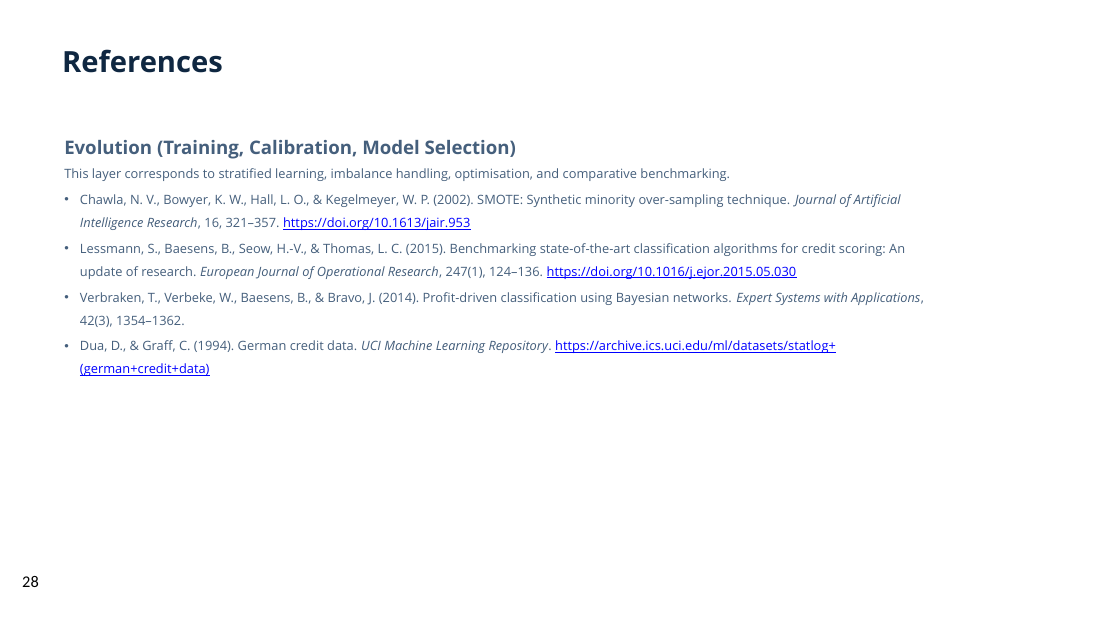
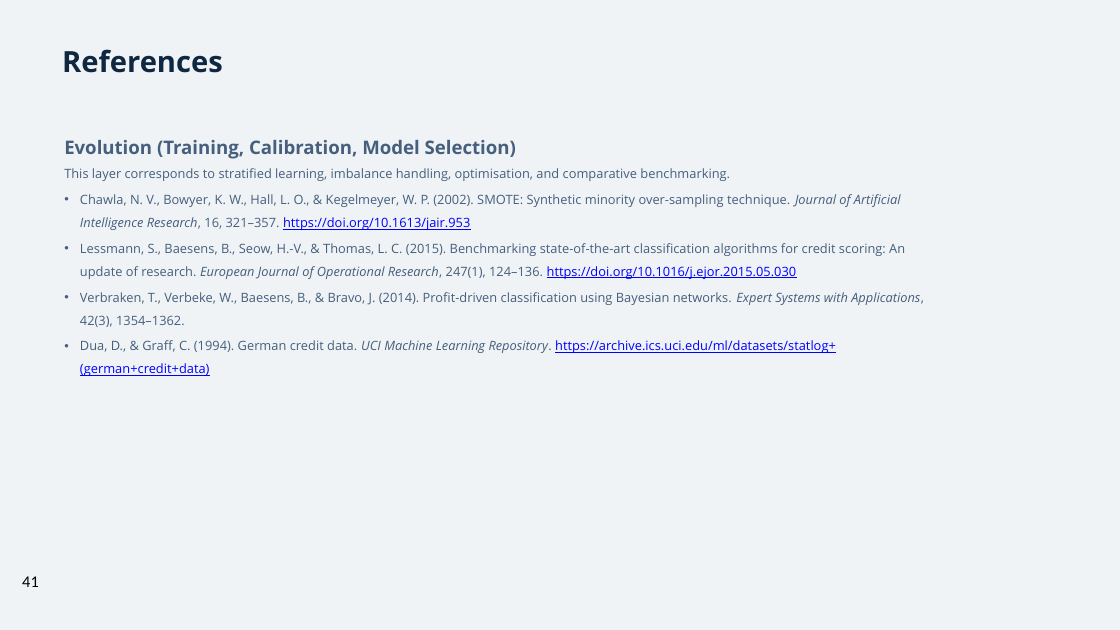
Before and after one commit to Phd-Artifacts-RJ/Conf_paper_presentation, a slide deck: slide 41 of AIML_Ravi_conf_draft_v01.pptx (slide 28 before the commit). Drawn at 1120x630 pixels with LibreOffice and Linux fonts; fonts in the diff are those of the drawing; background and template pictures are left out. Boxes give left, top, right and bottom in pixels: in the first picture for what was removed or moved away, otherwise in the second. Text is boxed around its words. In the diff, an @@ line names an element or a change of style, - is before the commit and + after.

```diff
--- a/AIML_Ravi_conf_draft_v01.pptx
+++ b/AIML_Ravi_conf_draft_v01.pptx
@@ background #FFFFFF to #EFF3F6 @@
@@ page number at bbox=[22, 576, 39, 587]: text changed @@
-28
+41
```
Also in this commit, not shown: 25 other slides changed, 16 slides added, 3 slides removed, 1 other file.
